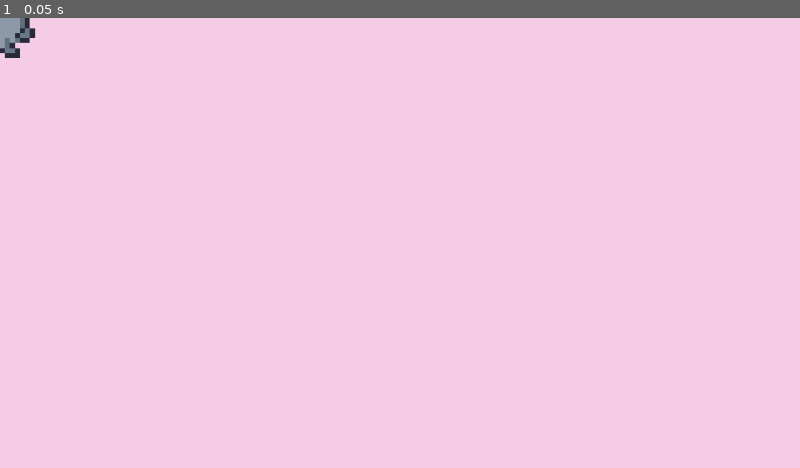
Above: before the commit, frame 1.
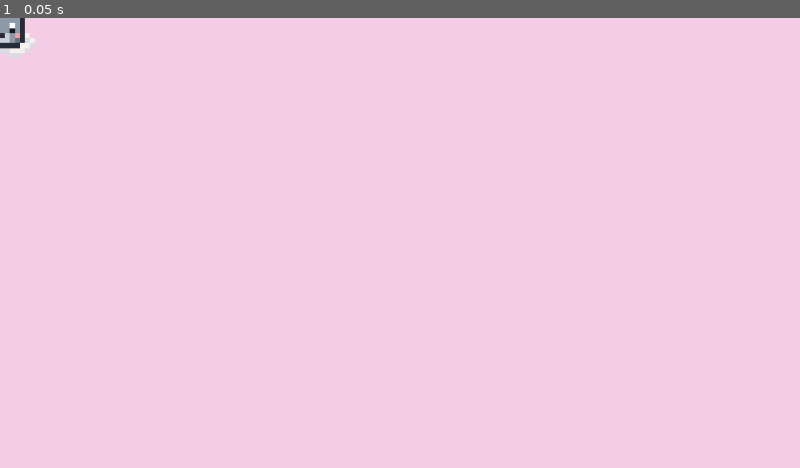
Above: after the commit, the same moment.

Repository: Virhamand/Seal-of-Approval
Game: Godot game, scene res://sprites/seal.tscn
Two runs of this game, one before a commit and one after it. Both use one fixed random seed, a clock stepped at 60 frames per second and the inputs below. This scene is started directly instead of the project's main scene.
Inputs:
- Up to frame 1 (0.05 s): no input

The runs differ from the first frame. In frame 1, 0.2% of the frame differs, in the area x 0-5%, y 0-9%.

Commit message:
Change seal sprite into CharacterBody2D
For the same reasons as changing chef to CharacterBody2D.

Also renamed chef root node to CharacterBody2D for code reusability.

Diff:
--- a/sprites/chef.tscn
+++ b/sprites/chef.tscn
@@ -294,7 +294,7 @@
 [sub_resource type="RectangleShape2D" id="RectangleShape2D_q1jeg"]
 size = Vector2(12, 14)
 
-[node name="Chef" type="CharacterBody2D" unique_id=1481587763]
+[node name="CharacterBody2D" type="CharacterBody2D" unique_id=1481587763]
 z_index = 1
 scale = Vector2(2, 2)
 script = ExtResource("1_1uxjn")
@@ -304,7 +304,8 @@
 Walk is 8.0 FPS."
 texture_filter = 1
 sprite_frames = SubResource("SpriteFrames_q1jeg")
-frame_progress = 0.09034645
+frame = 5
+frame_progress = 0.9869997
 
 [node name="CollisionShape2D" type="CollisionShape2D" parent="." unique_id=1028983235]
 position = Vector2(0, 1)
--- a/sprites/seal.tscn
+++ b/sprites/seal.tscn
@@ -436,7 +436,7 @@
 }],
 "loop": 1,
 "name": &"default",
-"speed": 5.0
+"speed": 20.0
 }, {
 "frames": [{
 "duration": 1.0,
@@ -623,7 +623,10 @@
 "speed": 5.0
 }]
 
-[node name="Seal" type="Node2D" unique_id=1646509292]
+[sub_resource type="RectangleShape2D" id="RectangleShape2D_c57yv"]
+size = Vector2(16, 14)
+
+[node name="CharacterBody2D" type="CharacterBody2D" unique_id=2826275]
 z_index = 1
 scale = Vector2(4, 4)
 
@@ -633,5 +636,8 @@
 Rest are kept at 5 FPS."
 texture_filter = 1
 sprite_frames = SubResource("SpriteFrames_q1jeg")
-animation = &"backward_idle"
-frame_progress = 0.93905854
+animation = &"forward_swim"
+
+[node name="CollisionShape2D" type="CollisionShape2D" parent="." unique_id=1165230929]
+position = Vector2(0, 1)
+shape = SubResource("RectangleShape2D_c57yv")
